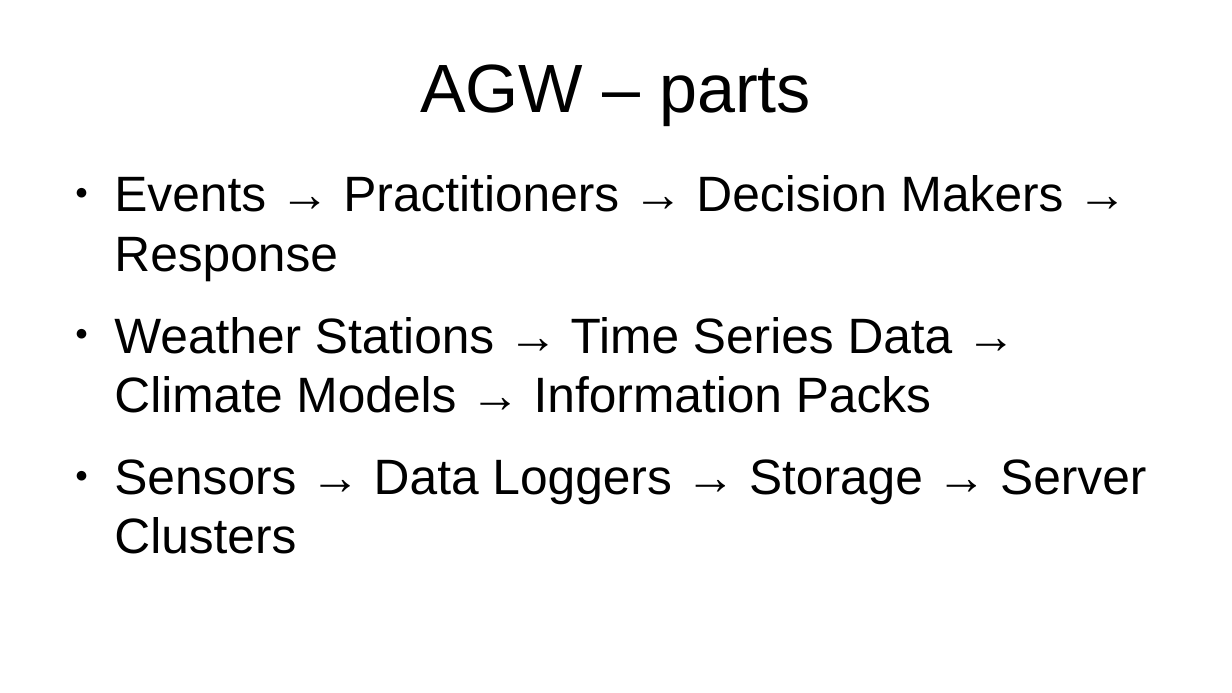
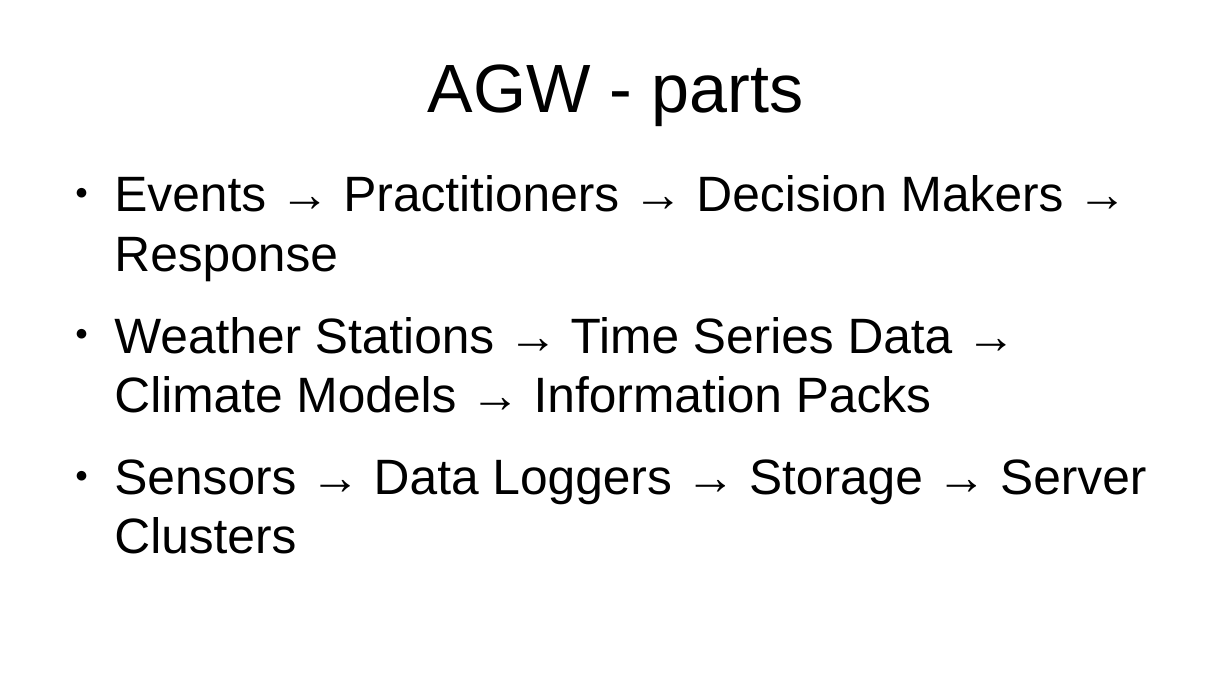
Before and after one commit to YorkEarwaker/Climate-Model, a slide deck: slide 4 of ppm/anthropogenic-global-warming-context.odp. Drawn at 1232x693 pixels with LibreOffice and Linux fonts; fonts in the diff are those of the drawing. Boxes give left, top, right and bottom in pixels: in the first picture for what was removed or moved away, otherwise in the second. Text is boxed around its words. In the diff, an @@ line names an element or a change of style, - is before the commit and + after.

```diff
--- a/ppm/anthropogenic-global-warming-context.odp
+++ b/ppm/anthropogenic-global-warming-context.odp
@@ title at (428, 64, 803, 125): text changed @@
-AGW – parts
+AGW - parts
```
Also in this commit, not shown: 2 other slides changed, 1 slide added.
